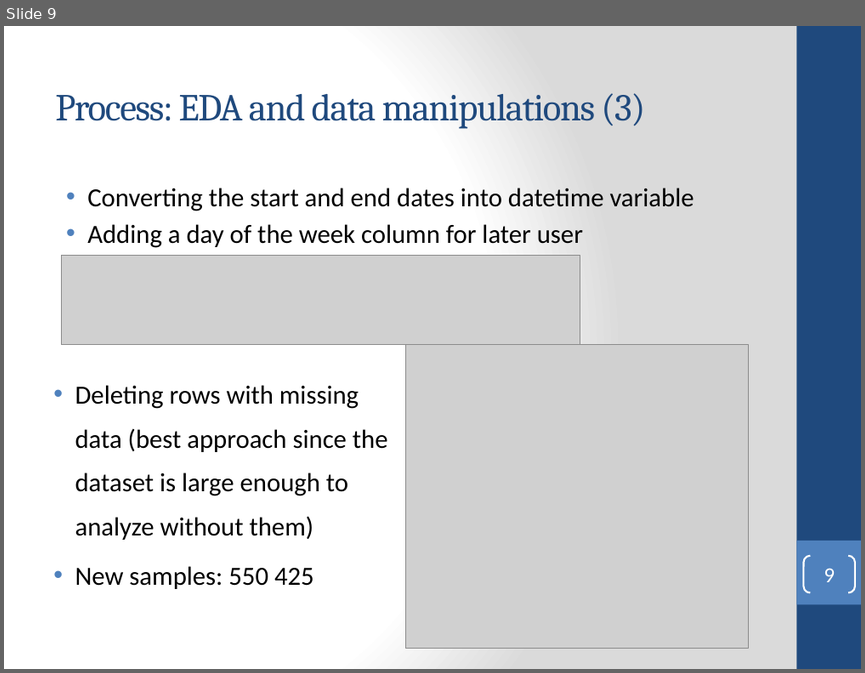
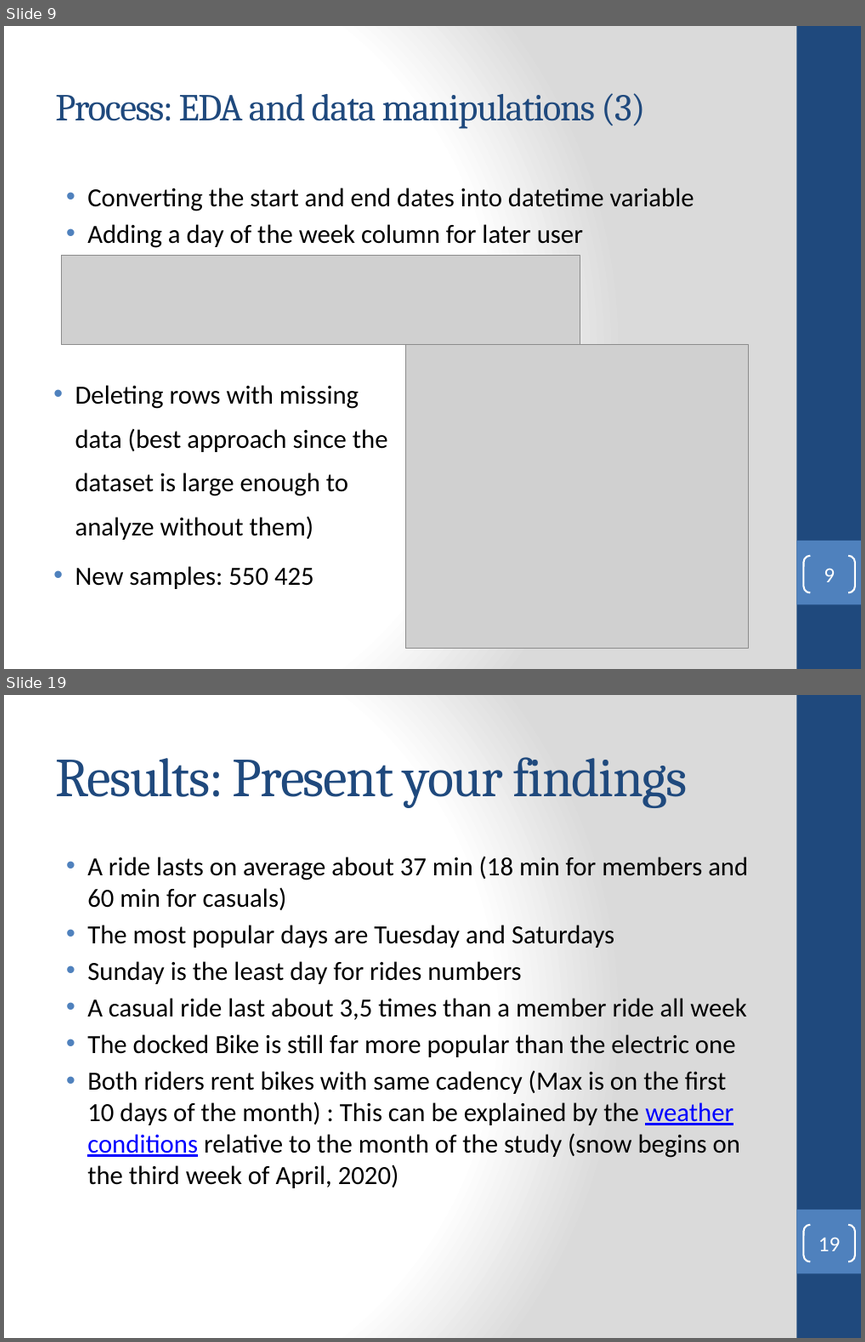
Before and after one commit to dicetvincet/Google-data-analytics-certificate, a slide deck: Google analytics Capstone.pptx. Shown one above the other, each under a label of ours: slide 9 before the commit, slides 9 and 19 after it; the slides between them are not shown. The pictures are 865x673 and 865x1342 pixels, drawn with LibreOffice and Linux fonts; fonts in the diff are those of the drawing; grey boxes stand for pictures. Boxes give left, top, right and bottom in pixels: in the first picture for what was removed or moved away, otherwise in the second. Text is boxed around its words. In the diff, an @@ line names an element or a change of style, - is before the commit and + after.

```diff
--- a/Google analytics Capstone.pptx
+++ b/Google analytics Capstone.pptx
@@ slide 19 added at bbox=[4, 695, 861, 1338], background gradient #FFFFFF to #DADADA; not listed: 2 template elements that a slide beside it also shows @@
@@ title added at bbox=[55, 757, 687, 808], 46 pt, text #1F497D @@
+Results: Present your findings
@@ text added at bbox=[87, 856, 748, 1188], 22 pt, text #000000 @@
+• A ride lasts on average about 37 min (18 min for members and 60 min for casuals)
+• The most popular days are Tuesday and Saturdays
+• Sunday is the least day for rides numbers
+• A casual ride last about 3,5 times than a member ride all week
+• The docked Bike is still far more popular than the electric one
+• Both riders rent bikes with same cadency (Max is on the first 10 days of the month) : This can be explained by the weather conditions relative to the month of the study (snow begins on the third week of April, 2020)
@@ page number added at bbox=[803, 1225, 855, 1261], outline #FFFFFF 1.5 pt, 18 pt, text #FFFFFF @@
+19
```
Also in this commit, not shown: 5 slides changed, 6 other slides added, 1 other file.
